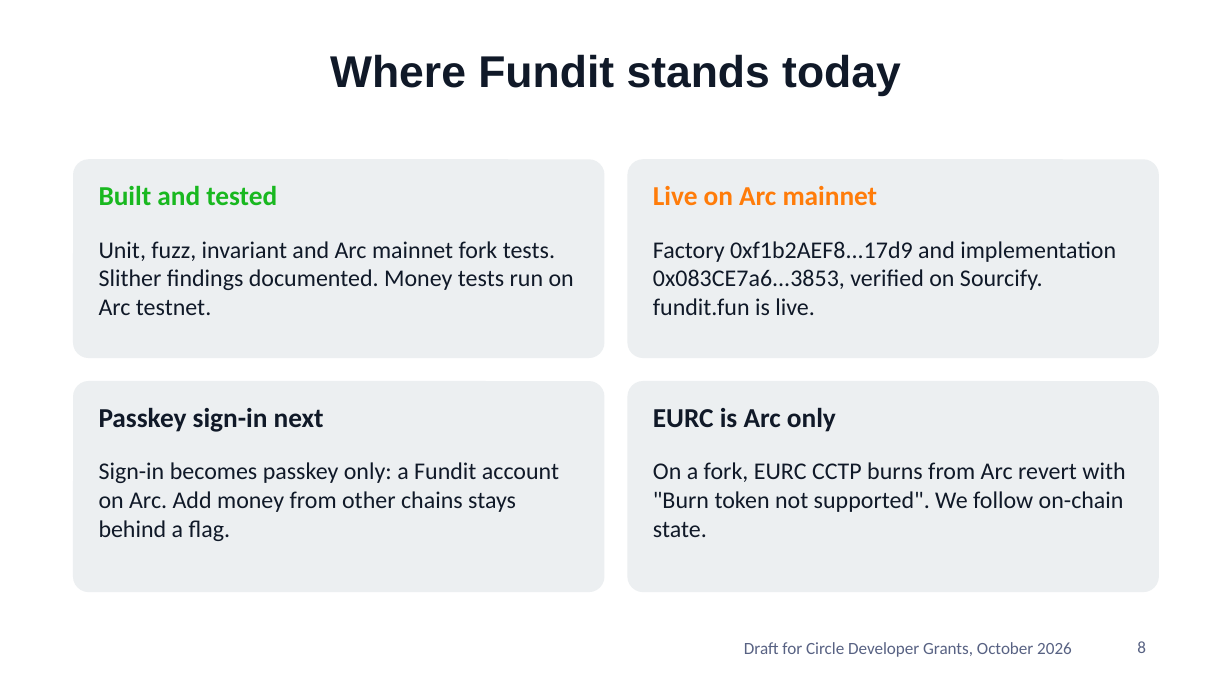
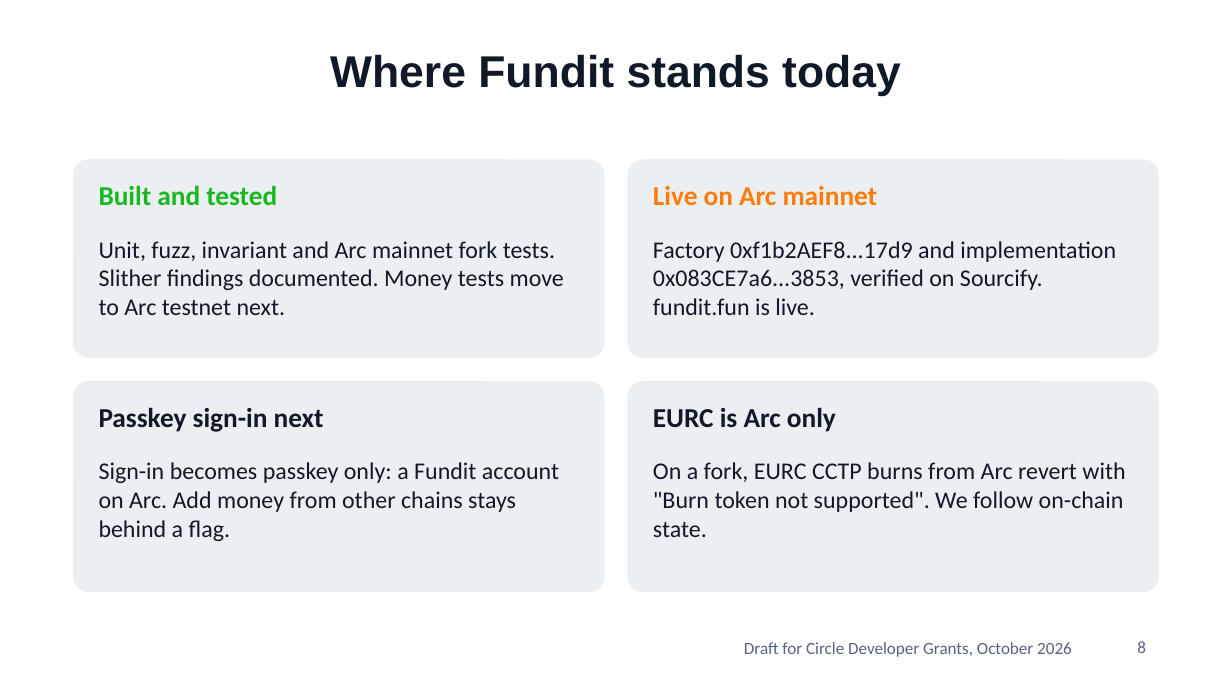
Before and after one commit to xanderslabs/Fundit, a slide deck: slide 8 of docs/fundit-pitch-deck.pptx. Drawn at 1232x693 pixels with LibreOffice and Linux fonts; fonts in the diff are those of the drawing; background and template pictures are left out. Boxes give left, top, right and bottom in pixels: in the first picture for what was removed or moved away, otherwise in the second. Text is boxed around its words. In the diff, an @@ line names an element or a change of style, - is before the commit and + after.

```diff
--- a/docs/fundit-pitch-deck.pptx
+++ b/docs/fundit-pitch-deck.pptx
@@ text at [99, 241, 564, 315]: text changed @@
-Unit, fuzz, invariant and Arc mainnet fork tests. Slither findings documented. Money tests run on Arc testnet.
+Unit, fuzz, invariant and Arc mainnet fork tests. Slither findings documented. Money tests move to Arc testnet next.
```
Also in this commit, not shown: 3 other slides changed, 5 other files.
